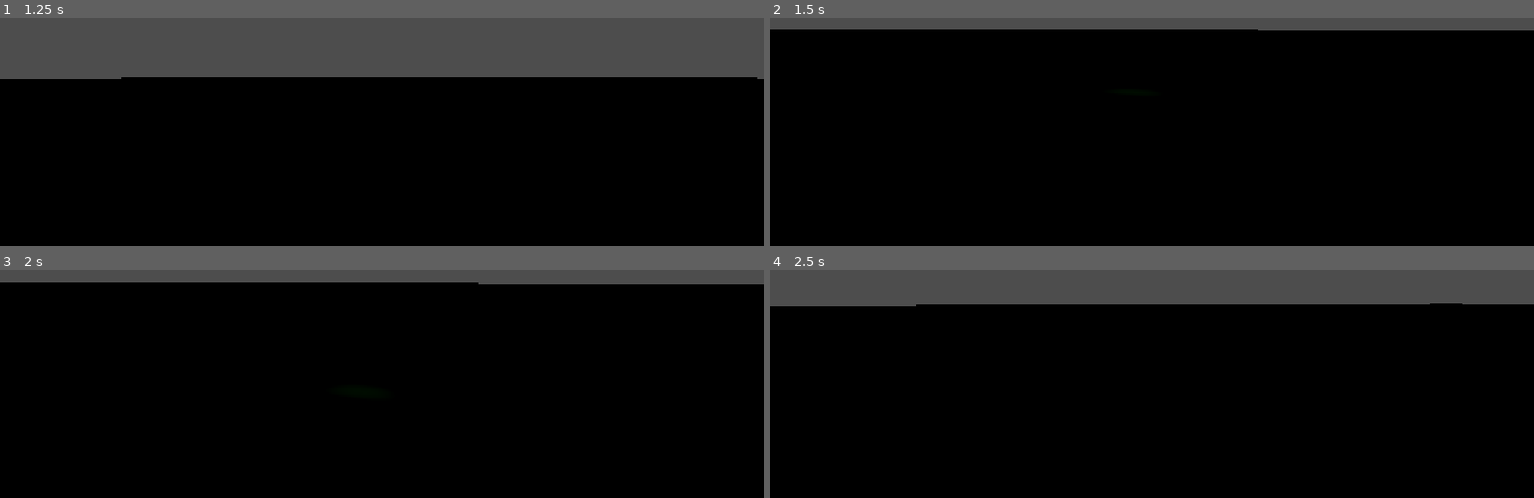
Above: before the commit, frames 1-4 (two rows, left to right).
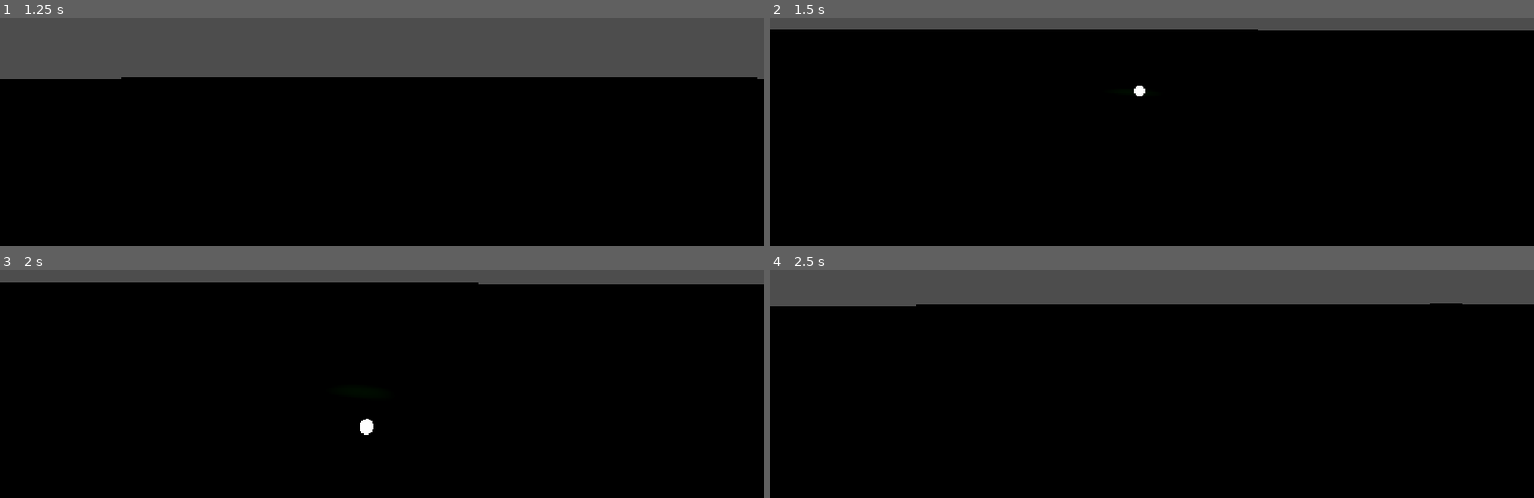
Above: after the commit, the same moments.

Repository: slewid/wc-nova
Game: Godot game, scene res://Scenes/test.tscn
Same seed, same stepped clock (60 frames per second), same inputs: the game is played once before the commit and once after it. This scene is started directly instead of the project's main scene.
Inputs (mouse positions are in pixels of both pictures, inside the frame that each line leads up to):
- Up to frame 1 (1.25 s): tap Enter at 0.5 s; move the mouse to (outside the picture) at 0.52 s; hold D (right) from 0.53 s (still down); hold Shift (boost) from 0.53 s (still down)
- Up to frame 2 (1.5 s): tap Space (up) at 1.25 s; move the mouse to (1113, 33) at 1.27 s; release D (right) at 1.28 s; release Shift (boost) at 1.28 s; hold W (forward) from 1.28 s (still down); tap Shift (boost) at 1.35 s
- Up to frame 3 (2 s): keep holding W (forward)
- Up to frame 4 (2.5 s): keep holding W (forward); move the mouse to (1167, 276) at 2.02 s; hold Shift (boost) from 2.03 s (still down)

Frame 1 is identical in both runs. In frame 2, less than 0.1% of the frame differs, in the area x 47-50%, y 29-35%; in frame 3, 0.1%, in the area x 47-49%, y 65-73%; in frame 4, nothing differs.

Commit message:
add particle to scene

Diff:
--- a/Scenes/test.tscn
+++ b/Scenes/test.tscn
@@ -1,6 +1,7 @@
 [gd_scene format=3 uid="uid://bwuoy0je3f646"]
 
 [ext_resource type="PackedScene" uid="uid://dovl8ljmjting" path="res://Scenes/player.tscn" id="1_lc1oi"]
+[ext_resource type="PackedScene" uid="uid://c02cu2hvsds58" path="res://Scenes/particle.tscn" id="2_8od7v"]
 
 [sub_resource type="StandardMaterial3D" id="StandardMaterial3D_48xlc"]
 albedo_color = Color(0, 0.5568628, 0, 1)
@@ -21,3 +22,6 @@
 
 [node name="AreaLight3D" type="AreaLight3D" parent="." unique_id=1448753570]
 transform = Transform3D(1, 0, 0, 0, 1, 0, 0, 0, 1, -3, 4, -6)
+
+[node name="MeshInstance3D" parent="." unique_id=1618916143 instance=ExtResource("2_8od7v")]
+transform = Transform3D(1, 0, 0, 0, 1, 0, 0, 0, 1, 0, 1.3699017, 0)
Not shown, changed: .gitignore
